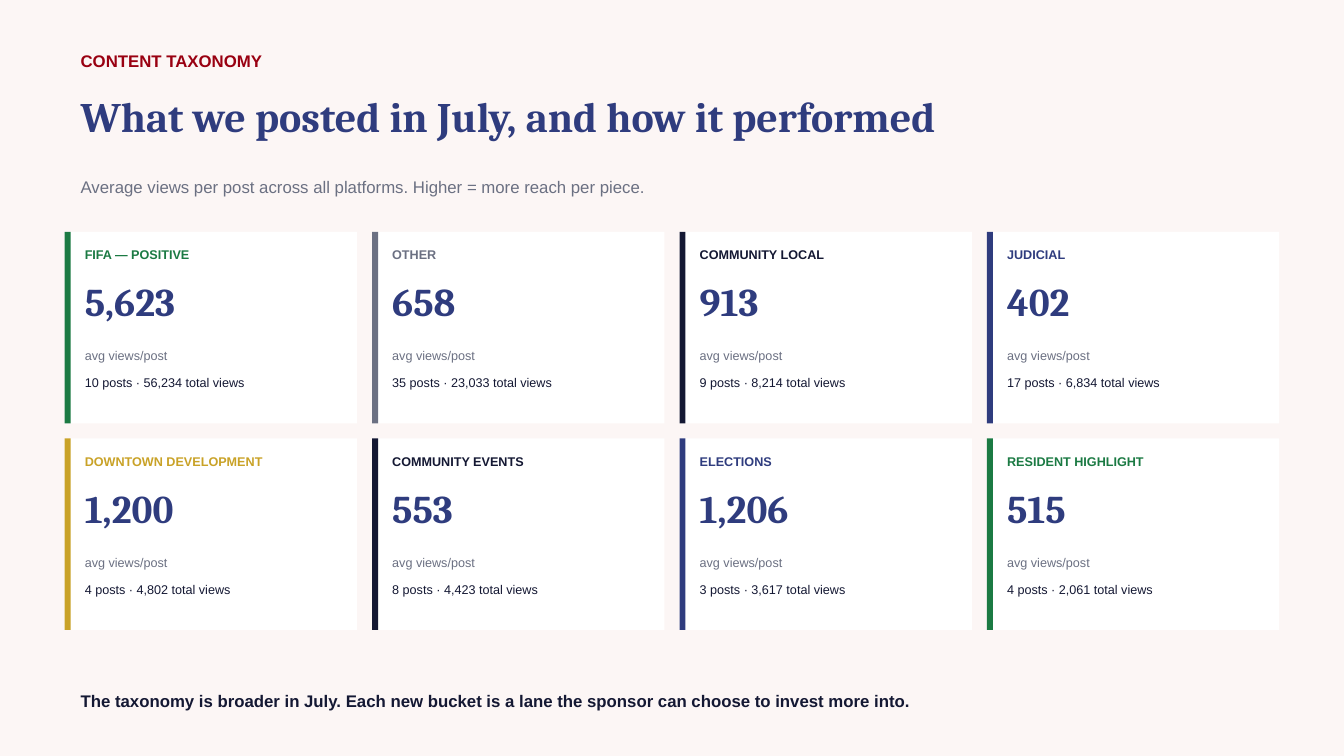
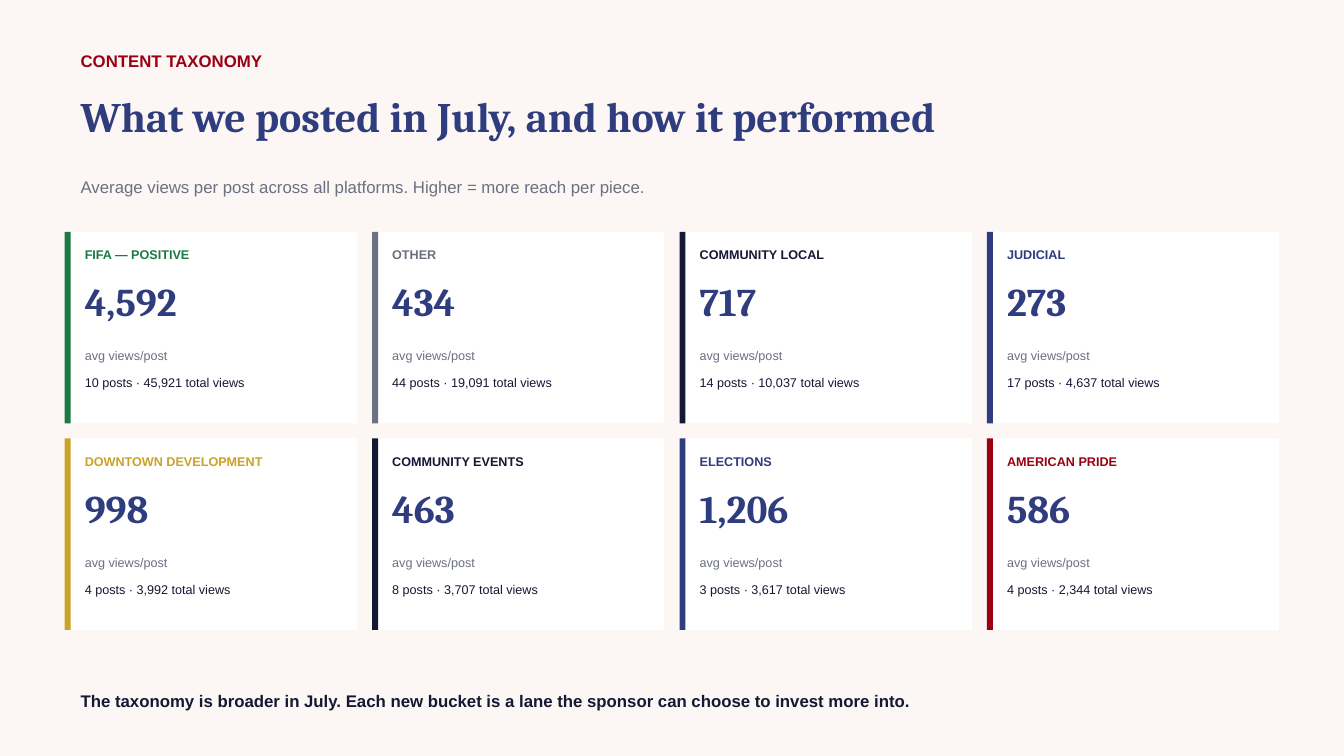
Before and after one commit to zvmmer/talking-downey-kpis, a slide deck: slide 4 of MONTHLY_REPORT_2026-07.pptx. Drawn at 1344x756 pixels with LibreOffice and Linux fonts; fonts in the diff are those of the drawing. Boxes give left, top, right and bottom in pixels: in the first picture for what was removed or moved away, otherwise in the second. Text is boxed around its words. In the diff, an @@ line names an element or a change of style, - is before the commit and + after.

```diff
--- a/MONTHLY_REPORT_2026-07.pptx
+++ b/MONTHLY_REPORT_2026-07.pptx
@@ text at [85,289,177,322]: text changed @@
-5,623
+4,592
@@ text at [392,289,455,317]: text changed @@
-658
+434
@@ text at [700,289,757,317]: text changed @@
-913
+717
@@ text at [1007,289,1066,317]: text changed @@
-402
+273
@@ text at [85,378,245,390]: text changed @@
-10 posts · 56,234 total views
+10 posts · 45,921 total views
@@ text at [392,378,552,390]: text changed @@
-35 posts · 23,033 total views
+44 posts · 19,091 total views
@@ text at [700,378,860,390]: text changed @@
-9 posts · 8,214 total views
+14 posts · 10,037 total views
@@ text at [1007,378,1160,390]: text changed @@
-17 posts · 6,834 total views
+17 posts · 4,637 total views
@@ rectangle at [987,439,993,630]: fill #1B7A43 to #990011 @@
@@ text at [1007,457,1118,466]: text changed; text colour #1B7A43 to #990011 @@
-RESIDENT HIGHLIGHT
+AMERICAN PRIDE
@@ text at [85,496,149,524]: text changed @@
-1,200
+998
@@ text at [392,496,455,524]: text changed @@
-553
+463
@@ text at [1007,496,1070,524]: text changed @@
-515
+586
@@ text at [85,585,231,597]: text changed @@
-4 posts · 4,802 total views
+4 posts · 3,992 total views
@@ text at [392,585,538,597]: text changed @@
-8 posts · 4,423 total views
+8 posts · 3,707 total views
@@ text at [1007,585,1153,597]: text changed @@
-4 posts · 2,061 total views
+4 posts · 2,344 total views
```
Also in this commit, not shown: 4 other slides changed, 5 other files.
